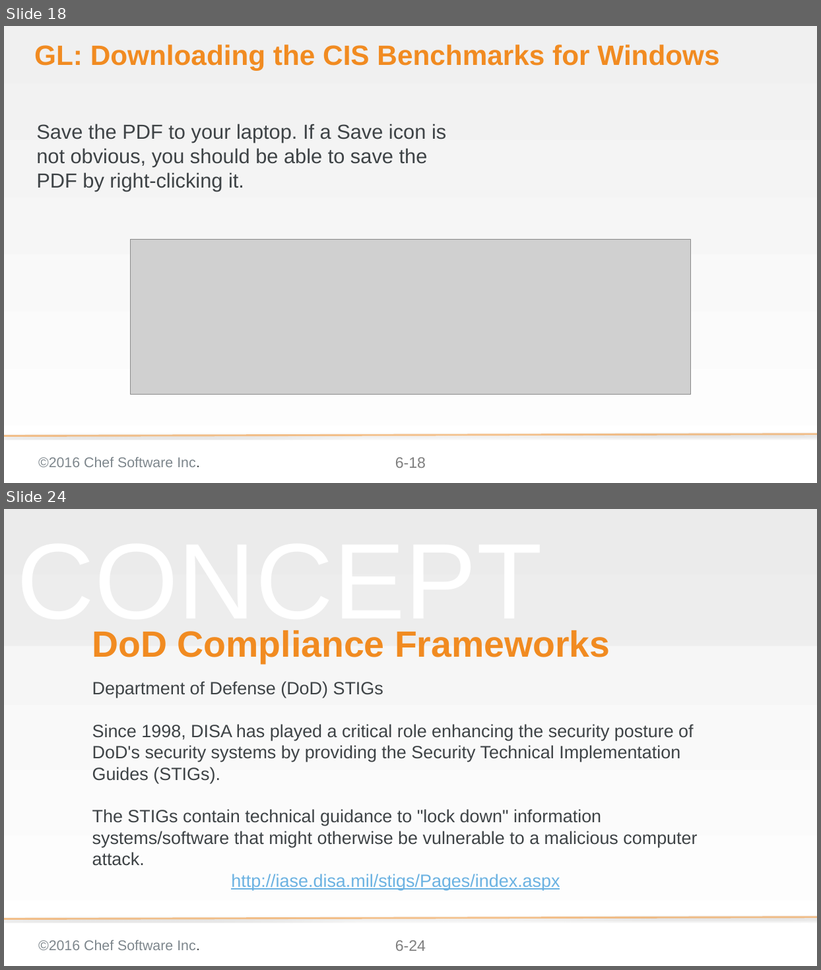
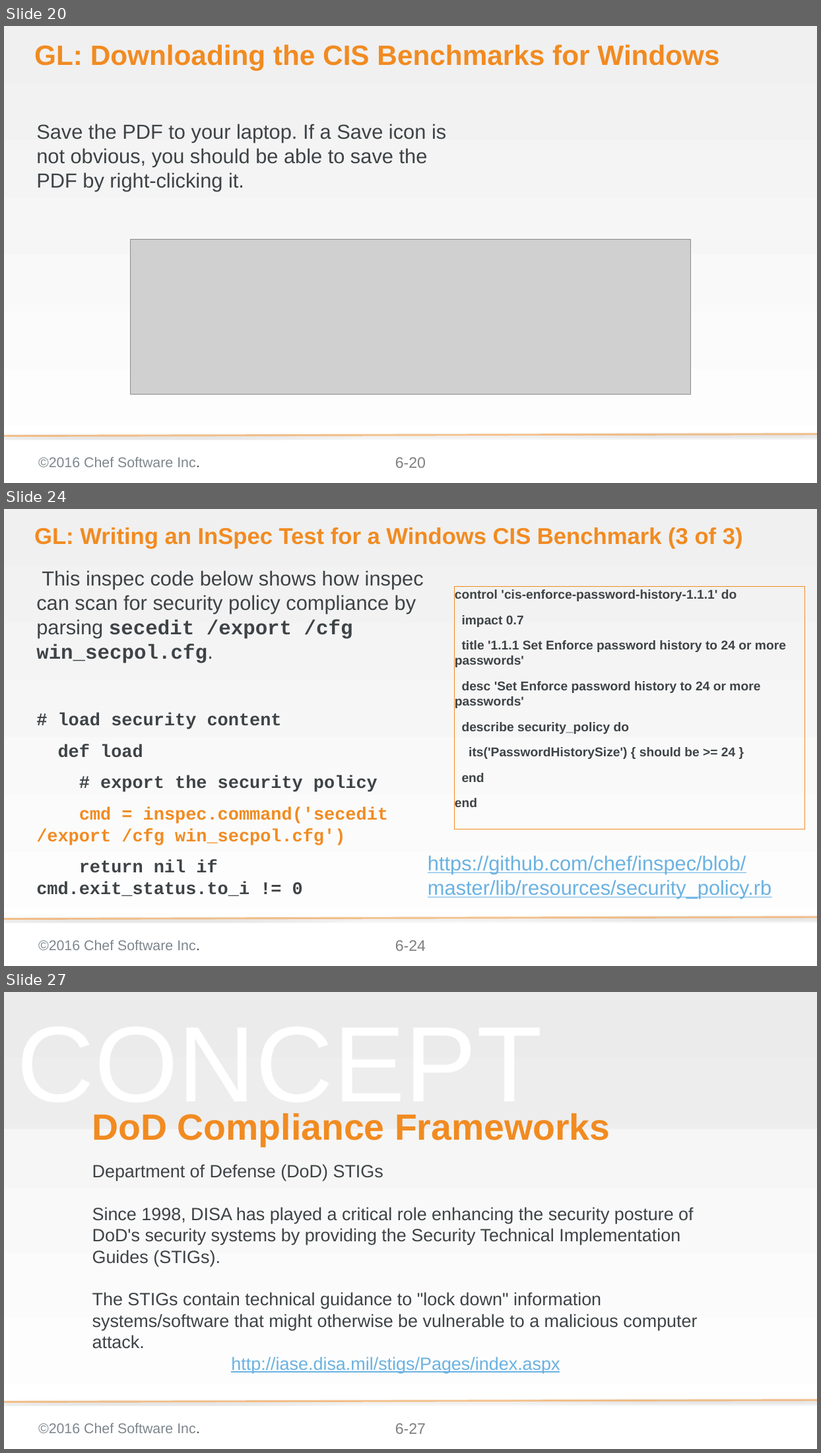
Before and after one commit to bchamby/chef-compliance-installation-configuration-operation, a slide deck: 06-compliance-frameworks-inspec.pptx. Shown one above the other, each under a label of ours: slides 18 and 24 before the commit, slides 20, 24 and 27 after it; the slides between them are not shown. The pictures are 821x970 and 821x1453 pixels, drawn with LibreOffice and Linux fonts; fonts in the diff are those of the drawing; grey boxes stand for pictures; background and template pictures are left out. Boxes give left, top, right and bottom in pixels: in the first picture for what was removed or moved away, otherwise in the second. Text is boxed around its words. In the diff, an @@ line names an element or a change of style, - is before the commit and + after.

Commit message:
06-compliance-frameworks-inspec Finished CIS group lab and wrote DoD group lab

```diff
--- a/06-compliance-frameworks-inspec.pptx
+++ b/06-compliance-frameworks-inspec.pptx
@@ slide 24 added at bbox=[4, 509, 817, 966], background gradient #F0F0F0 to #FFFFFF; not listed: 3 template elements that a slide beside it also shows @@
@@ title added at bbox=[34, 527, 743, 549], 36 pt, text #F18B21, bold @@
+GL: Writing an InSpec Test for a Windows CIS Benchmark (3 of 3)
@@ text added at bbox=[36, 570, 424, 896], 28 pt, text #3E4346, bold @@
+This inspec code below shows how inspec can scan for security policy compliance by parsing secedit /export /cfg win_secpol.cfg.
+# load security content
+def load
+# export the security policy
+cmd = inspec.command('secedit /export /cfg win_secpol.cfg')
+return nil if cmd.exit_status.to_i != 0
@@ rectangle added at bbox=[455, 587, 805, 830], outline #F18B21 0.75 pt, 20 pt, text #3E4346, bold @@
+control 'cis-enforce-password-history-1.1.1' do
+impact 0.7
+title '1.1.1 Set Enforce password history to 24 or more passwords'
+desc 'Set Enforce password history to 24 or more passwords'
+describe security_policy do
+its('PasswordHistorySize') { should be >= 24 }
+end
+end
@@ text added at bbox=[428, 855, 772, 898], 32 pt, text #6BB2E2, underline @@
+https://github.com/chef/inspec/blob/master/lib/resources/security_policy.rb
@@ what was slide 18 is now slide 20 @@
@@ page number at bbox=[395, 458, 426, 468]: text changed @@
-6-18
+6-20
@@ what was slide 24 is now slide 27 @@
@@ page number at bbox=[395, 1424, 426, 1434]: text changed @@
-6-24
+6-27
```
Also in this commit, not shown: 10 slides changed, 12 other slides added, 1 slide removed.
